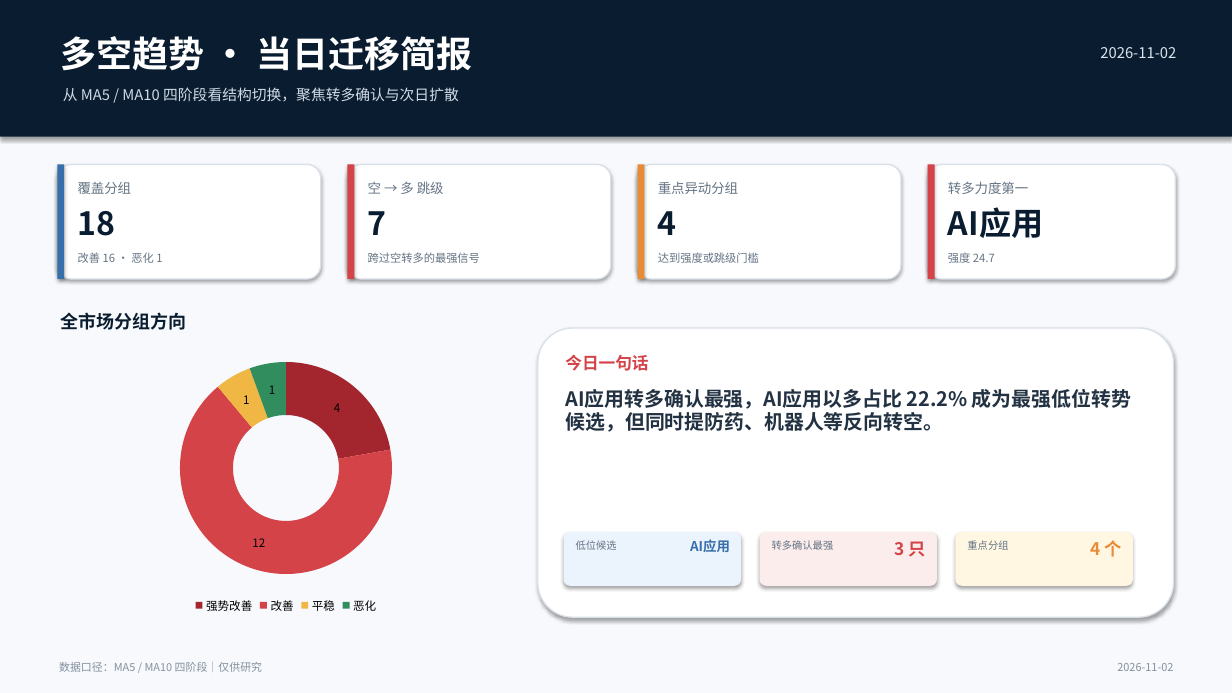
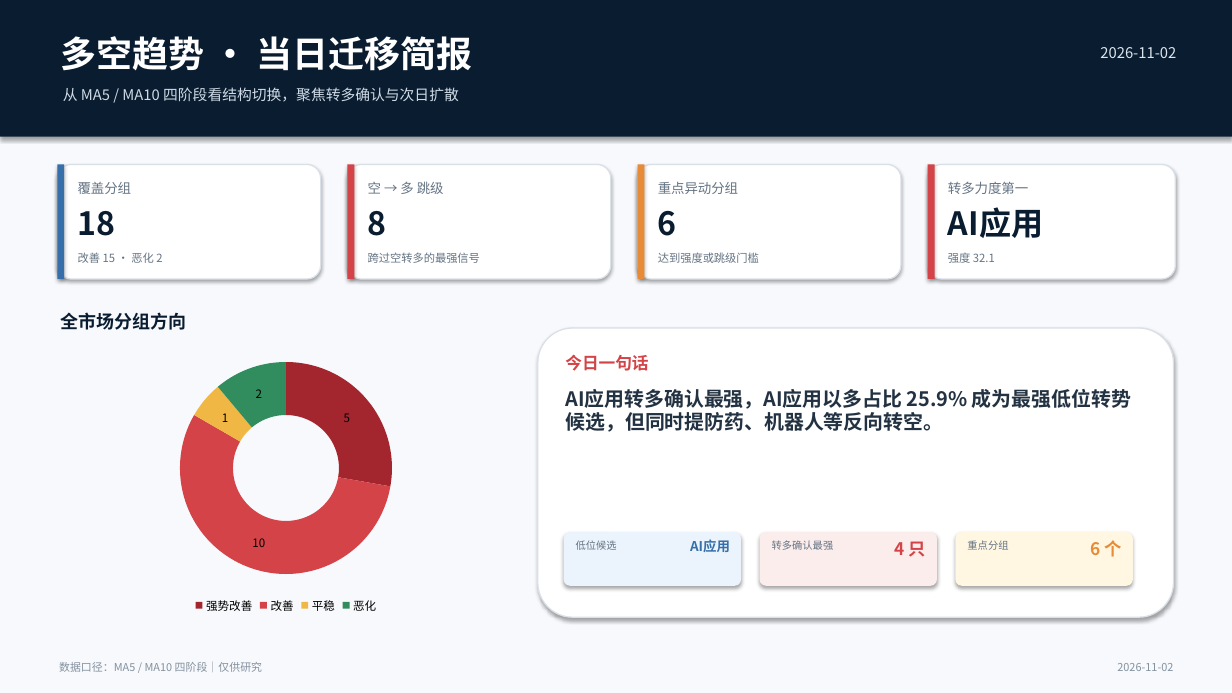
Before and after one commit to nancybhc/a-share-blast-lab, a slide deck: slide 1 of assets/多空阶段简报_2026-11-02.pptx. Drawn at 1232x693 pixels with LibreOffice and Linux fonts; fonts in the diff are those of the drawing. Boxes give left, top, right and bottom in pixels: in the first picture for what was removed or moved away, otherwise in the second. Text is boxed around its words. In the diff, an @@ line names an element or a change of style, - is before the commit and + after.

```diff
--- a/assets/多空阶段简报_2026-11-02.pptx
+++ b/assets/多空阶段简报_2026-11-02.pptx
@@ text at [368,211,387,236]: text changed @@
-7
+8
@@ text at [658,211,677,236]: text changed @@
-4
+6
@@ text at [78,252,162,263]: text changed @@
-改善 16 · 恶化 1
+改善 15 · 恶化 2
@@ text at [948,253,995,263]: text changed @@
-强度 24.7
+强度 32.1
@@ doughnut chart at [67,349,506,617] @@
@@ Series 1, 强势改善: 4 to 5 @@
@@ Series 1, 改善: 12 to 10 @@
@@ Series 1, 恶化: 1 to 2 @@
@@ text at [566,389,1131,432]: text changed @@
-AI应用转多确认最强，AI应用以多占比 22.2% 成为最强低位转势候选，但同时提防药、机器人等反向转空。
+AI应用转多确认最强，AI应用以多占比 25.9% 成为最强低位转势候选，但同时提防药、机器人等反向转空。
@@ text at [895,541,926,557]: text changed @@
-3 只
+4 只
@@ text at [1090,540,1122,557]: text changed @@
-4 个
+6 个
```
Also in this commit, not shown: 3 other slides changed, 11 other files.
